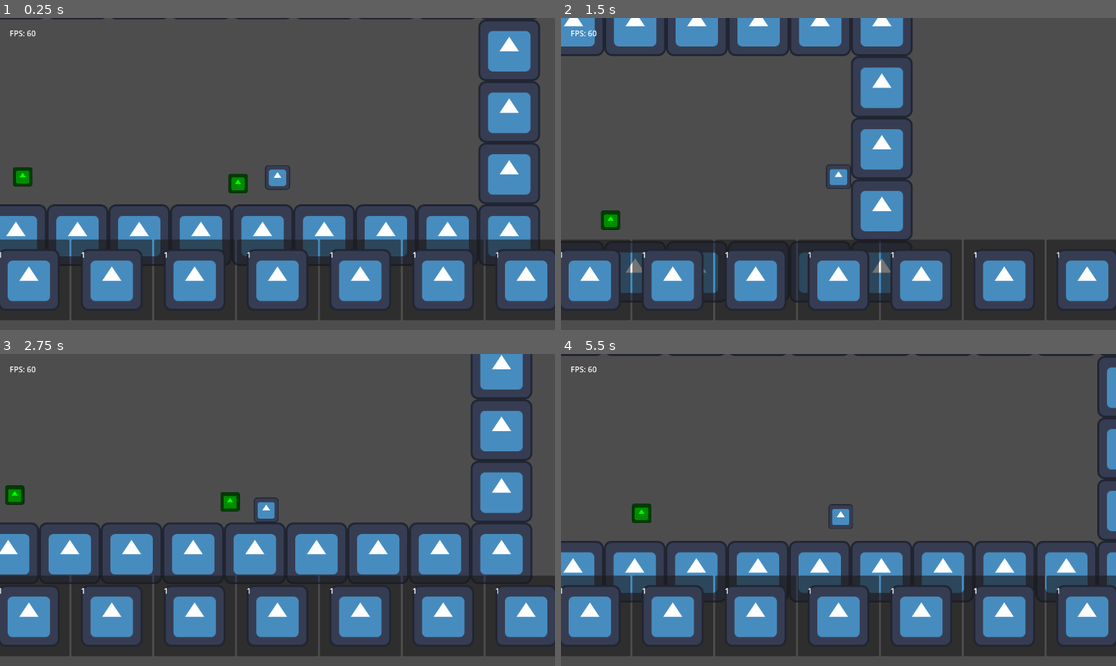
Above: before the commit, frames 1-4 (two rows, left to right).
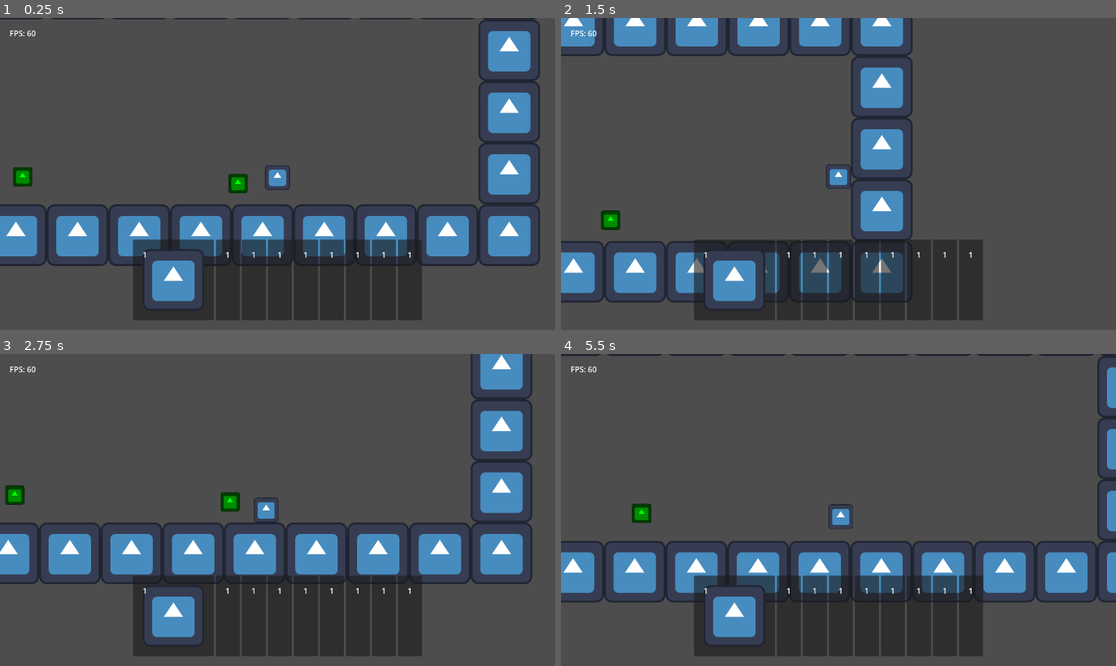
Above: after the commit, the same moments.

Repository: TheHumanMRP/RPG-Life-Tracker
Game: Godot game, scene res://Folders/Systems/Main/Scenes/main_scene.tscn
The game is run twice, just before and just after one commit, with the same random seed, the same clock (stepped at 60 frames per second) and the same inputs. The engine's default icon, where the game draws it, is replaced by a stand-in: a white triangle on a blue panel in a dark square.
Inputs:
- Up to frame 1 (0.25 s): no input
- Up to frame 2 (1.5 s): hold D (move_right) from 0.53 s (still down); tap Space (jump) at 0.77 s
- Up to frame 3 (2.75 s): tap Space (jump) at 1.52 s; release D (move_right) at 2.03 s; hold A (move_left) from 2.03 s (still down)
- Up to frame 4 (5.5 s): release A (move_left) at 2.78 s; hold D (move_right) 2.78-4.28 s; tap Space (jump) at 3.02, 3.77, 4.52 s; hold A (move_left) 4.28-5.03 s; hold D (move_right) from 5.03 s (still down)

The runs differ from the first frame. In frame 1, 16% of the frame differs, in the area x 0-100%, y 71-97%; in frame 2, 15%; in frame 3, 15%; in frame 4, 16%.

Commit message:
Auto commit at 2026-06-29 23:05:39

Diff:
--- a/Folders/Systems/Inventory_System/Scripts/inventory_logic.gd
+++ b/Folders/Systems/Inventory_System/Scripts/inventory_logic.gd
@@ -21,6 +21,9 @@
 	clear_inventory()
 	for i in range(2):
 		add_test_sword()
+
+	SignalBus.refresh_ui.emit()
+	SignalBus.inventory_changed.emit()
 
 
 # -------------------------------------------------------------------
--- a/Folders/Systems/Inventory_System/Scripts/inventory_slot.gd
+++ b/Folders/Systems/Inventory_System/Scripts/inventory_slot.gd
@@ -13,6 +13,7 @@
 @onready var display_logo: TextureRect = $%Logo_Display
 
 func _ready() -> void:
+	display_logo.texture = null
 	check_type_of_item()
 	SignalBus.inventory_changed.connect(refresh)
 	refresh()
